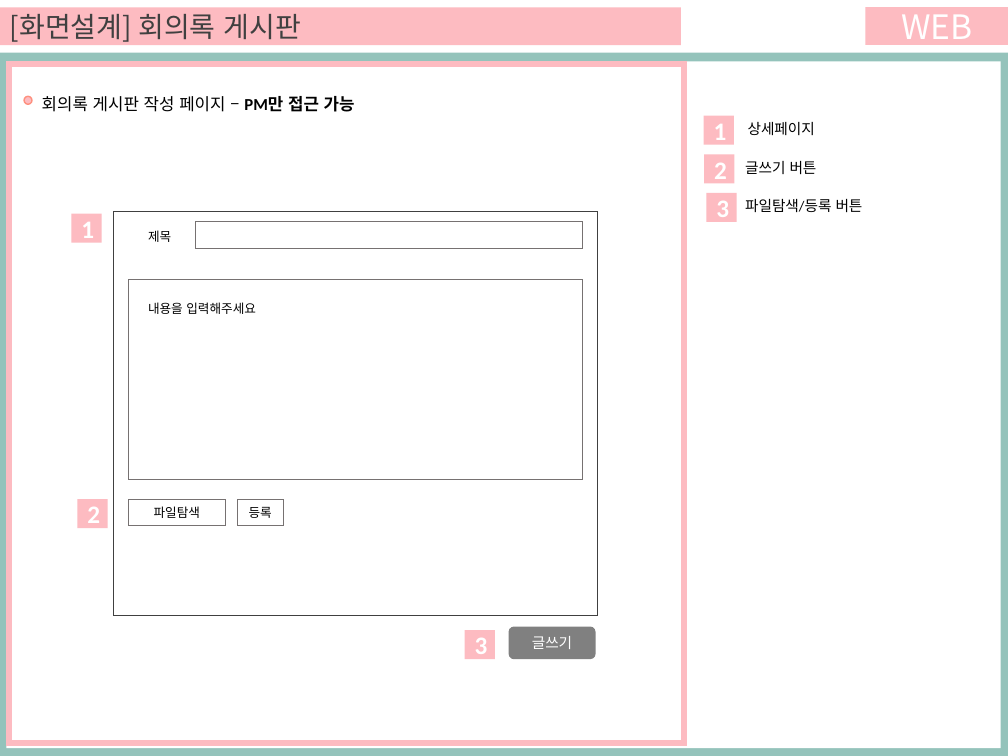
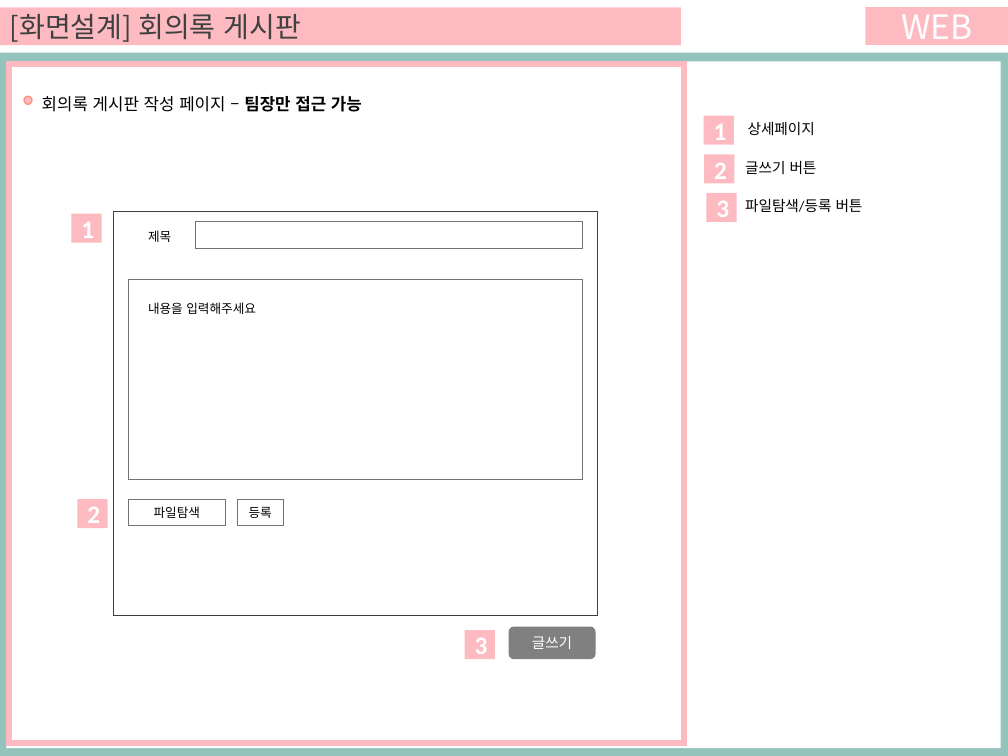
Before and after one commit to ezenteam03/project06, a slide deck: slide 75 of WebContent/HANA/PPT/0508 합본.pptx (slide 17 before the commit). Drawn at 1008x756 pixels with LibreOffice and Linux fonts; fonts in the diff are those of the drawing. Boxes give left, top, right and bottom in pixels: in the first picture for what was removed or moved away, otherwise in the second. Text is boxed around its words. In the diff, an @@ line names an element or a change of style, - is before the commit and + after.

```diff
--- a/WebContent/HANA/PPT/0508 합본.pptx
+++ b/WebContent/HANA/PPT/0508 합본.pptx
@@ text at [42, 96, 362, 112]: text changed @@
-회의록 게시판 작성 페이지 – PM만 접근 가능
+회의록 게시판 작성 페이지 – 팀장만 접근 가능
```
Also in this commit, not shown: 18 other slides changed, 64 slides added.
